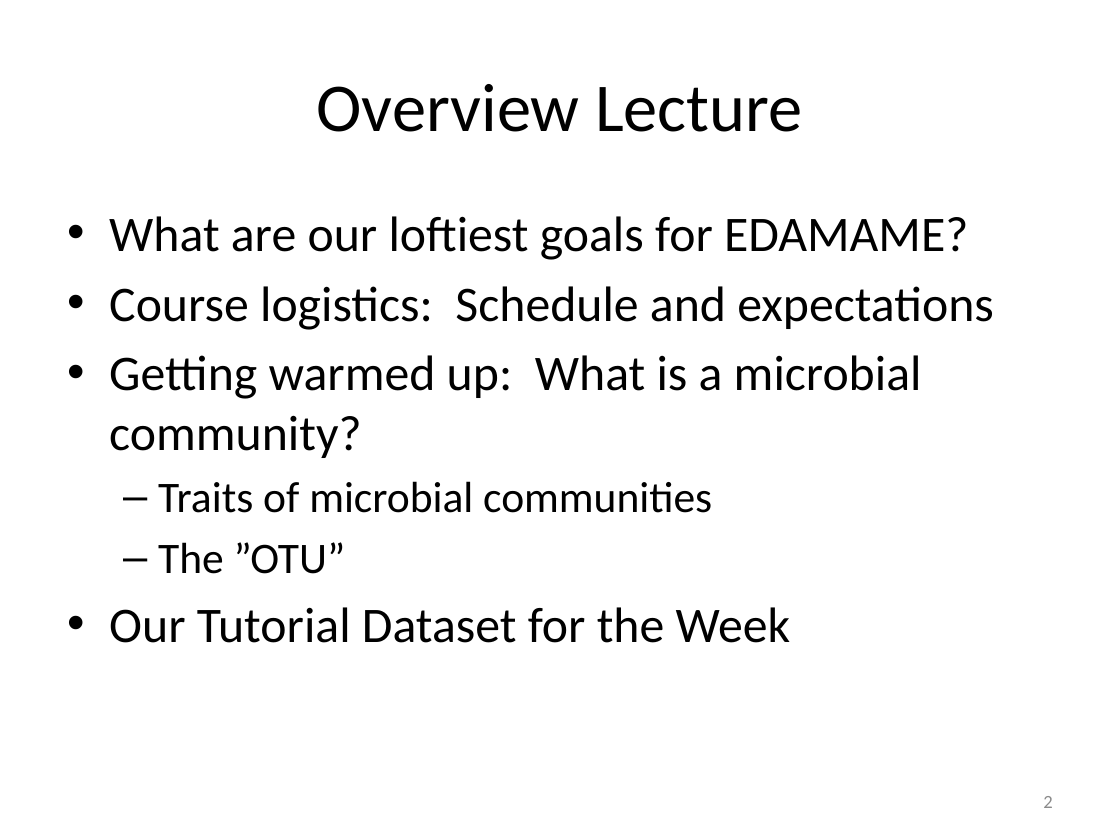
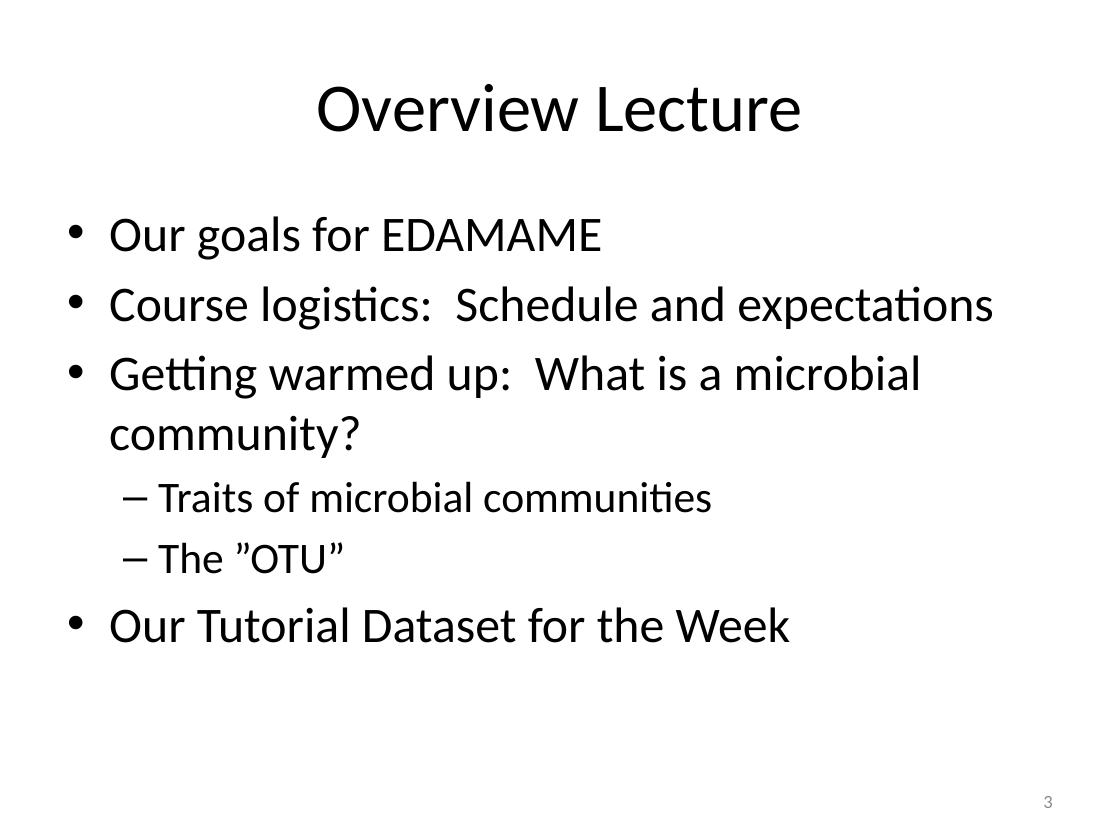
Before and after one commit to edamame-course/docs, a slide deck: slide 3 of extra/Presentations/2015-06-22-AM_Ashley_WelcomeLecture.pptx (slide 2 before the commit). Drawn at 1120x840 pixels with LibreOffice and Linux fonts; fonts in the diff are those of the drawing. Boxes give left, top, right and bottom in pixels: in the first picture for what was removed or moved away, otherwise in the second. Text is boxed around its words. In the diff, an @@ line names an element or a change of style, - is before the commit and + after.

```diff
--- a/extra/Presentations/2015-06-22-AM_Ashley_WelcomeLecture.pptx
+++ b/extra/Presentations/2015-06-22-AM_Ashley_WelcomeLecture.pptx
@@ text at (x1=109, y1=216, x2=602, y2=260): text changed @@
-• What are our loftiest goals for EDAMAME?
+• Our goals for EDAMAME
@@ page number at (x1=1043, y1=796, x2=1052, y2=808): text changed @@
-2
+3
```
Also in this commit, not shown: 13 other slides changed, 3 slides added, 1 slide removed, 1 other file.
